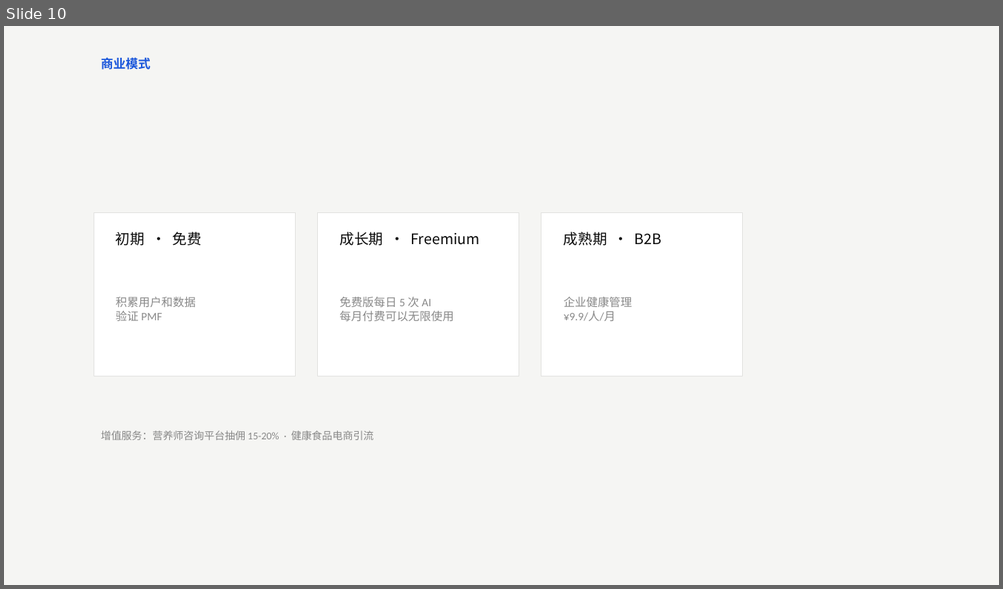
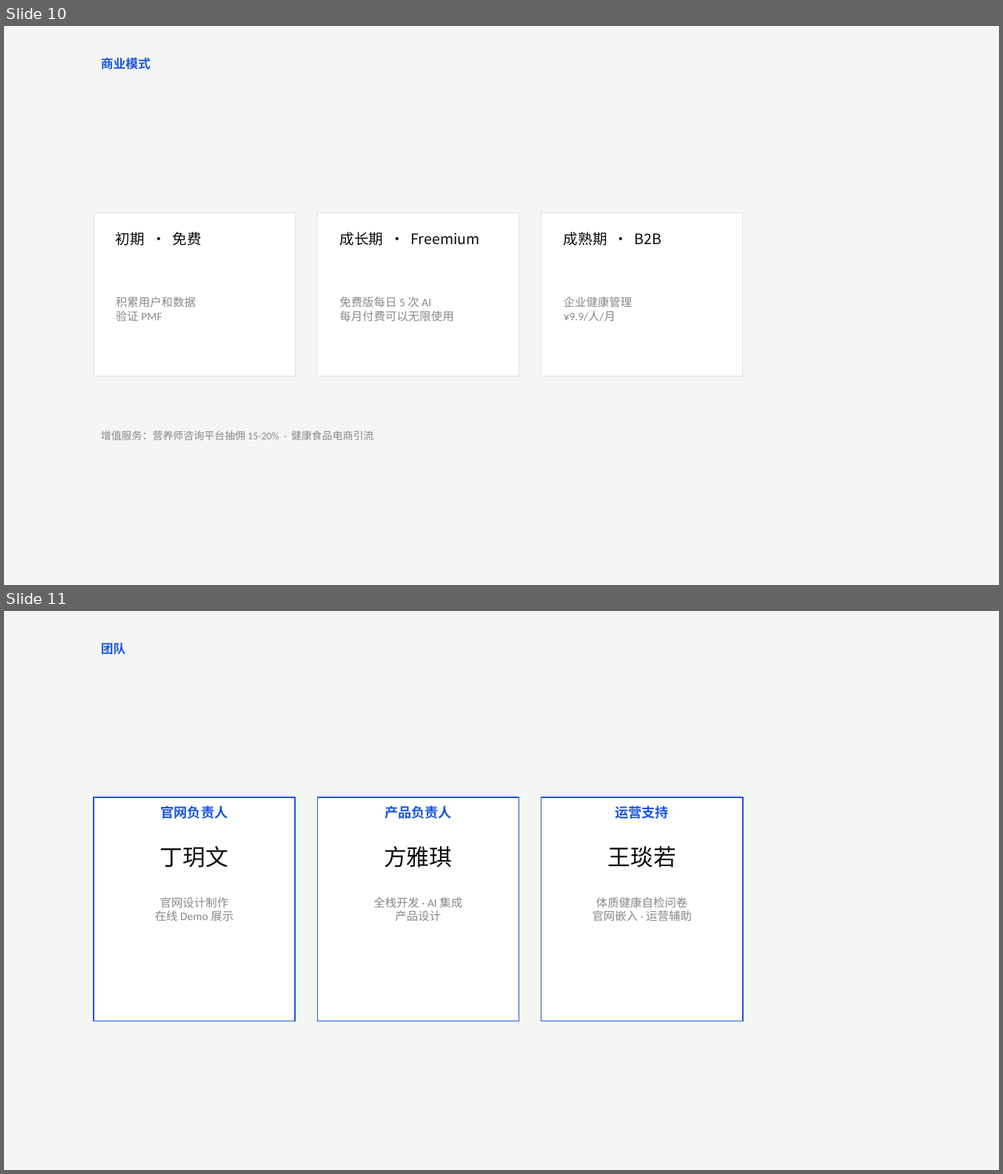
Before and after one commit to sarahfang2010/health-track, a slide deck: ppt/健康追踪-商业计划书.pptx. Shown one above the other, each under a label of ours: slide 10 before the commit, slides 10 and 11 after it. The pictures are 1003x589 and 1003x1174 pixels, drawn with LibreOffice and Linux fonts; fonts in the diff are those of the drawing. Boxes give left, top, right and bottom in pixels: in the first picture for what was removed or moved away, otherwise in the second. Text is boxed around its words. In the diff, an @@ line names an element or a change of style, - is before the commit and + after.

```diff
--- a/ppt/健康追踪-商业计划书.pptx
+++ b/ppt/健康追踪-商业计划书.pptx
@@ slide 11 added at (4,611,999,1170), background #F5F5F3 @@
@@ text added at (101,643,126,655), 12 pt, text #1A56DB, bold @@
+团队
@@ rectangle added at (94,797,295,1022), fill #FFFFFF, outline #1A56DB 1 pt @@
@@ text added at (161,806,228,819), 13 pt, text #1A56DB, bold @@
+官网负责人
@@ rectangle added at (317,797,519,1022), fill #FFFFFF, outline #1A56DB 1 pt @@
@@ text added at (384,806,452,819), 13 pt, text #1A56DB, bold @@
+产品负责人
@@ rectangle added at (541,797,743,1022), fill #FFFFFF, outline #1A56DB 1 pt @@
@@ text added at (615,806,669,819), 13 pt, text #1A56DB, bold @@
+运营支持
@@ text added at (160,846,228,868), 22 pt, text #0A0A0A @@
+丁玥文
@@ text added at (384,846,452,868), 22 pt, text #0A0A0A @@
+方雅琪
@@ text added at (608,846,676,868), 22 pt, text #0A0A0A @@
+王琰若
@@ text added at (155,897,233,921), 11 pt, text #888888 @@
+官网设计制作
+在线 Demo 展示
@@ text added at (373,897,462,921), 11 pt, text #888888 @@
+全栈开发 · AI 集成
+产品设计
@@ text added at (592,897,691,921), 11 pt, text #888888 @@
+体质健康自检问卷
+官网嵌入 · 运营辅助
```
Also in this commit, not shown: 2 slides changed, 7 other files.
